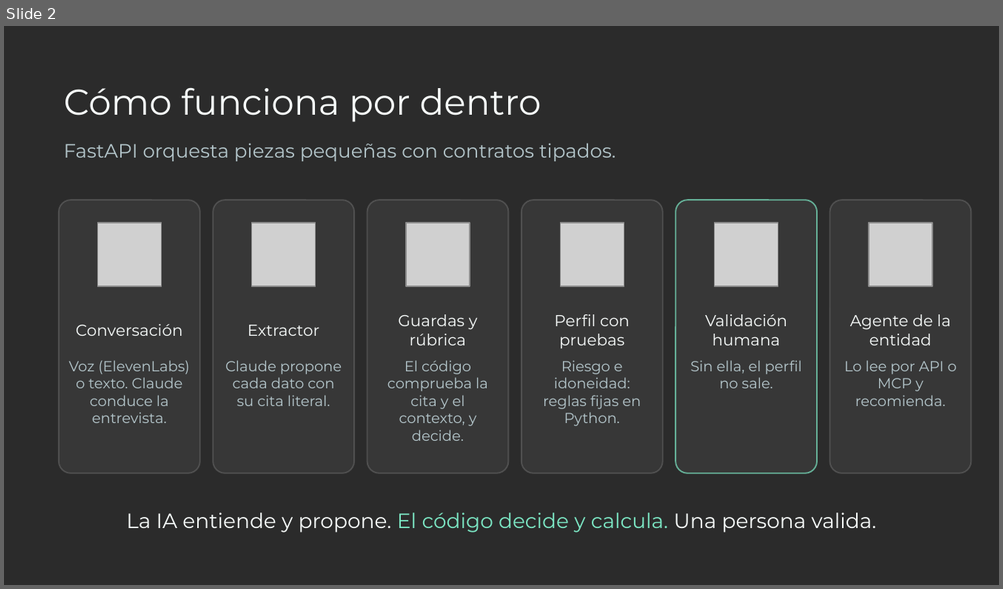
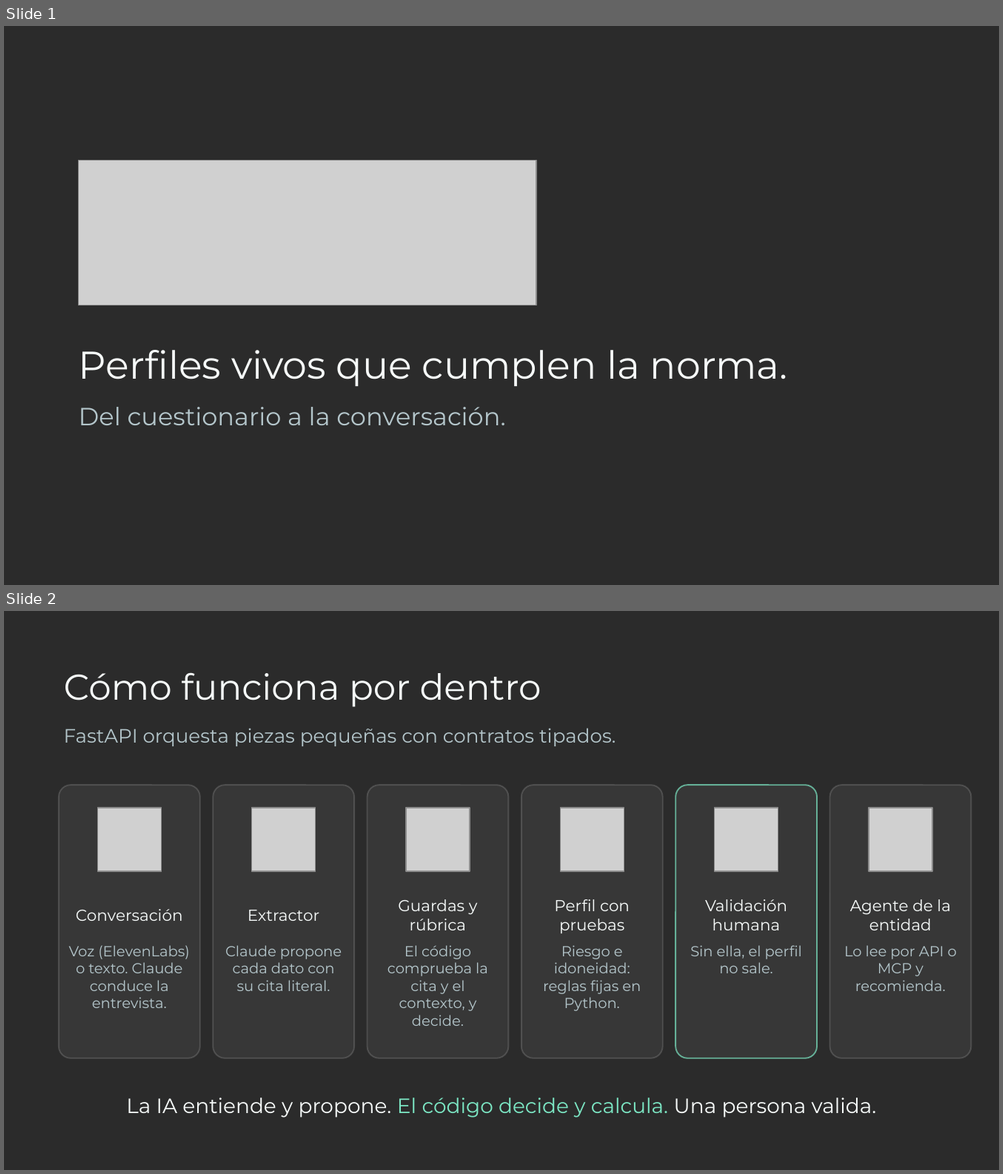
Before and after one commit to fernanrama/idoneo, a slide deck: entrega/Idoneo_presentacion.pptx. Shown one above the other, each under a label of ours: slide 2 before the commit, slides 1 and 2 after it. The pictures are 1003x589 and 1003x1174 pixels, drawn with LibreOffice and Linux fonts; fonts in the diff are those of the drawing; grey boxes stand for pictures; background and template pictures are left out; a plain dark background stands for a picture behind light text. Boxes give left, top, right and bottom in pixels: in the first picture for what was removed or moved away, otherwise in the second. Text is boxed around its words. In the diff, an @@ line names an element or a change of style, - is before the commit and + after.

```diff
--- a/entrega/Idoneo_presentacion.pptx
+++ b/entrega/Idoneo_presentacion.pptx
@@ slide 1 added at (x1=4, y1=26, x2=999, y2=585), background picture (left out) @@
@@ picture added at (x1=79, y1=160, x2=536, y2=306) @@
@@ text added at (x1=79, y1=350, x2=788, y2=386), 28 pt, text #F7FBFA @@
+Perfiles vivos que cumplen la norma.
@@ text added at (x1=79, y1=407, x2=505, y2=426), 18 pt, text #B4C6CB @@
+Del cuestionario a la conversación.
```
Also in this commit, not shown: 1 slide removed, 3 other files.
